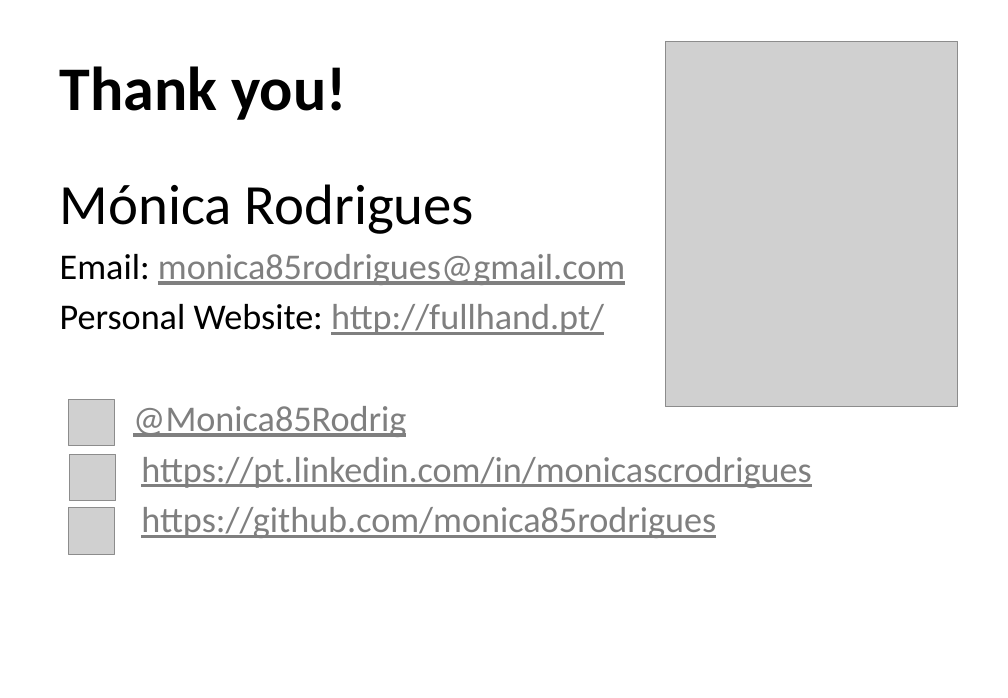
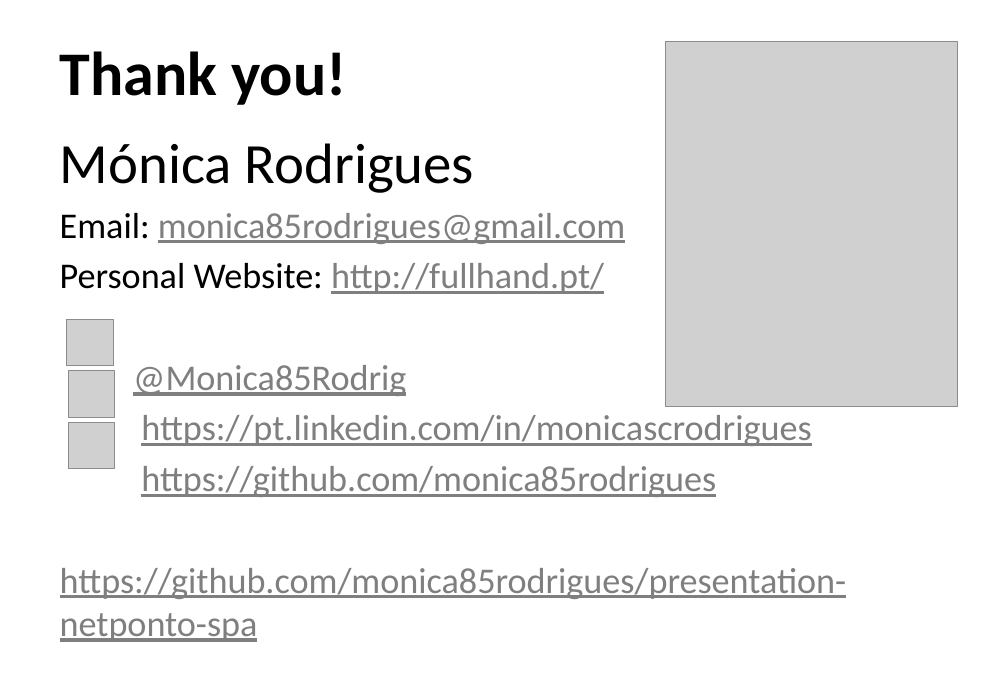
Before and after one commit to monica85rodrigues/presentation-netponto-spa, a slide deck: slide 33 of Relax, it's SPA time.pptx (slide 22 before the commit). Drawn at 1008x698 pixels with LibreOffice and Linux fonts; fonts in the diff are those of the drawing; grey boxes stand for pictures; background and template pictures are left out. Boxes give left, top, right and bottom in pixels: in the first picture for what was removed or moved away, otherwise in the second. Text is boxed around its words. In the diff, an @@ line names an element or a change of style, - is before the commit and + after.

```diff
--- a/Relax, it's SPA time.pptx
+++ b/Relax, it's SPA time.pptx
@@ title "Thank you!": place and size @@
-title "Thank you!" at (60, 66, 346, 120)
+title "Thank you!" at (60, 51, 346, 105)
@@ text "Mónica Rodrigues": place and size @@
-text "Mónica Rodrigues" at (60, 184, 811, 538)
+text "Mónica Rodrigues" at (60, 143, 847, 642)
@@ picture: place and size @@
-picture at (68, 399, 114, 445)
+picture at (67, 320, 114, 366)
@@ picture: place and size @@
-picture at (70, 454, 116, 501)
+picture at (68, 371, 114, 418)
@@ picture: place and size @@
-picture at (68, 507, 114, 554)
+picture at (68, 423, 114, 469)
@@ text at (60, 568, 847, 642): paragraph added @@
+https://github.com/monica85rodrigues/presentation-netponto-spa
```
Also in this commit, not shown: 8 other slides changed, 12 slides added, 1 slide removed, 4 other files.
